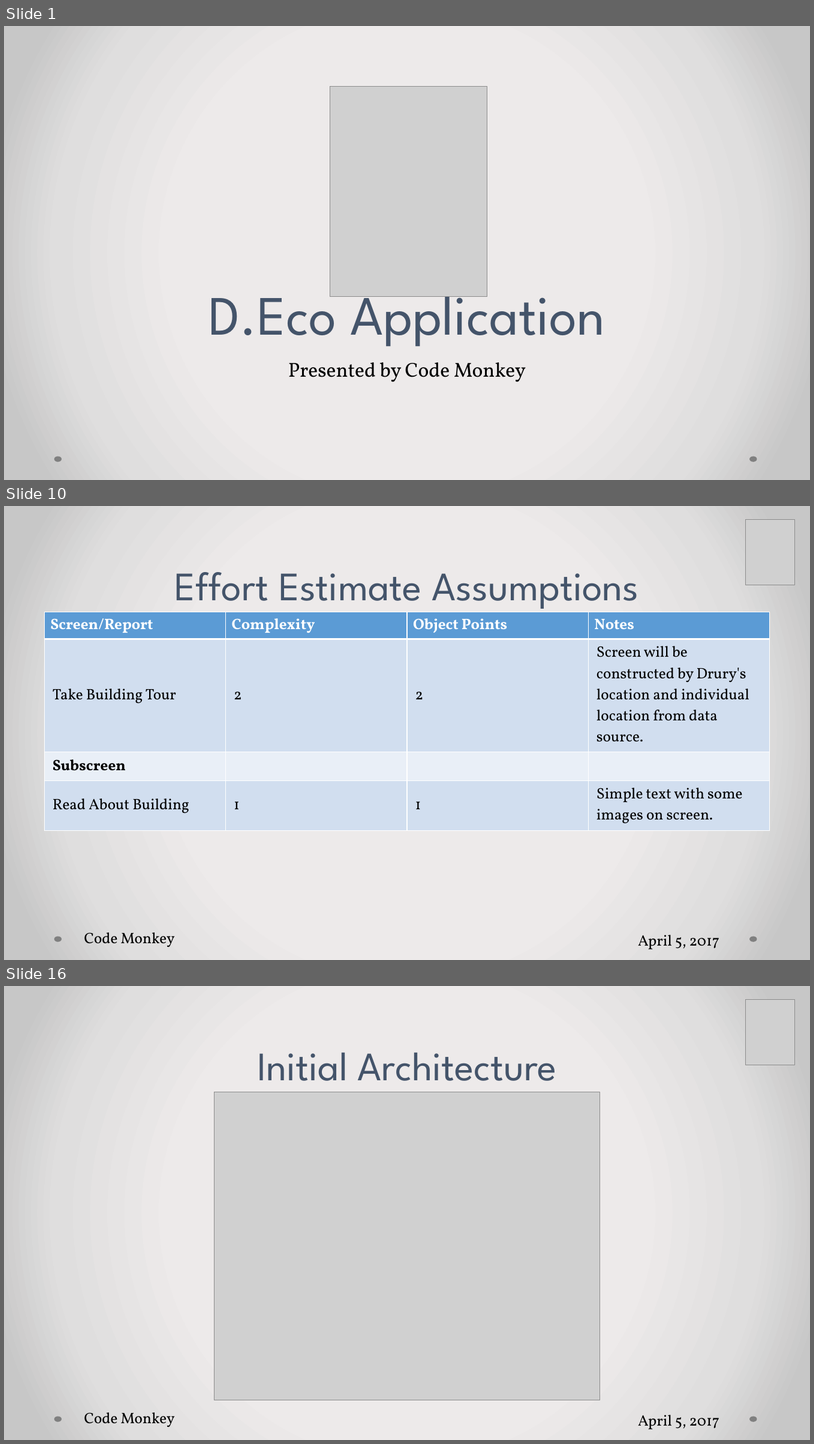
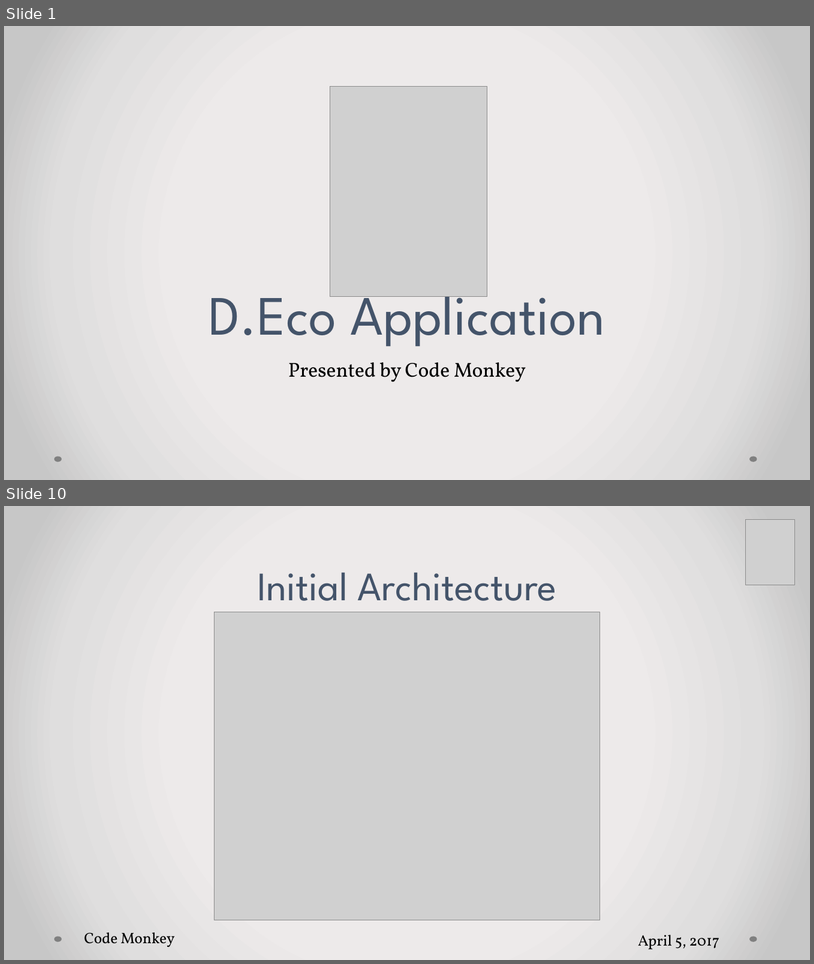
Before and after one commit to falsabhan/D.Eco, a slide deck: Sprint1Presentation.pptx. Shown one above the other, each under a label of ours: slides 1, 10 and 16 before the commit, slides 1 and 10 after it; the slides between them are not shown. The pictures are 814x1444 and 814x964 pixels, drawn with LibreOffice and Linux fonts; fonts in the diff are those of the drawing; grey boxes stand for pictures. Boxes give left, top, right and bottom in pixels: in the first picture for what was removed or moved away, otherwise in the second. Text is boxed around its words. In the diff, an @@ line names an element or a change of style, - is before the commit and + after.

```diff
--- a/Sprint1Presentation.pptx
+++ b/Sprint1Presentation.pptx
@@ slide 10 removed at [4,506,810,960], background gradient #EDEBEB to #E0DEDE to #C9C7C7; not listed: 2 template elements that a slide beside it also shows @@
@@ picture removed at [746,520,795,585] @@
@@ title removed at [175,572,639,609] @@
-Effort Estimate Assumptions
@@ table removed at [45,612,770,826], 4 rows, 4 columns @@
-Screen/Report | Complexity | Object Points | Notes
-Take Building Tour | 2 | 2 | Screen will be constructed by Drury's location and individual location from data source.
-Subscreen |  |  | 
-Read About Building | 1 | 1 | Simple text with some images on screen.
@@ text removed at [84,932,175,947] @@
-Code Monkey
@@ text removed at [638,934,720,949] @@
-April 5, 2017
@@ what was slide 16 is now slide 10 @@
```
Also in this commit, not shown: 8 slides changed, 5 other slides removed, 2 other files.
